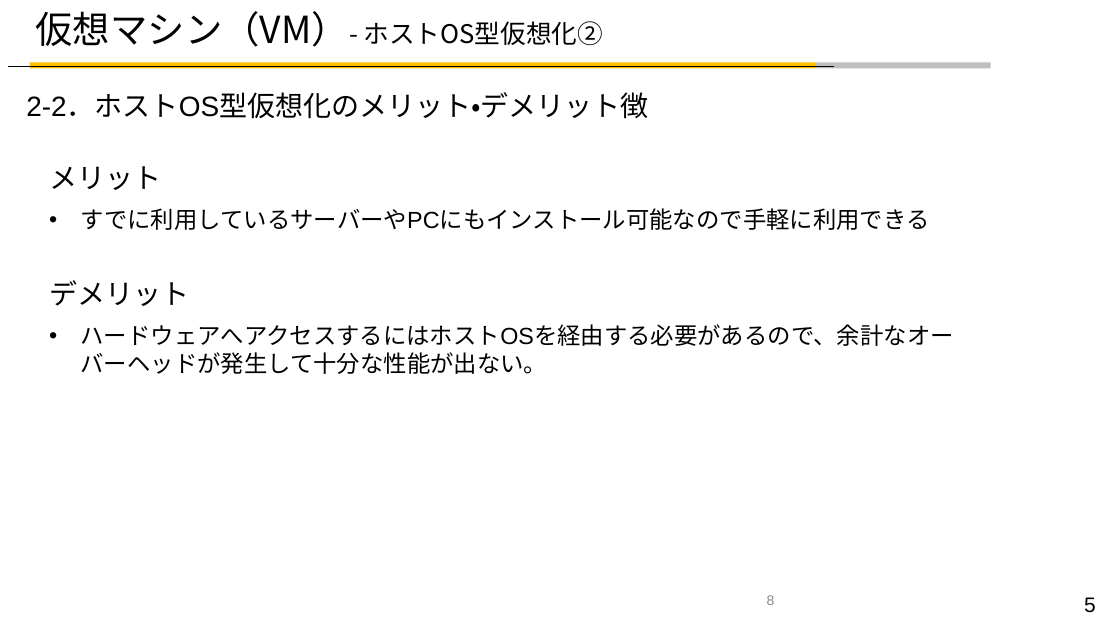
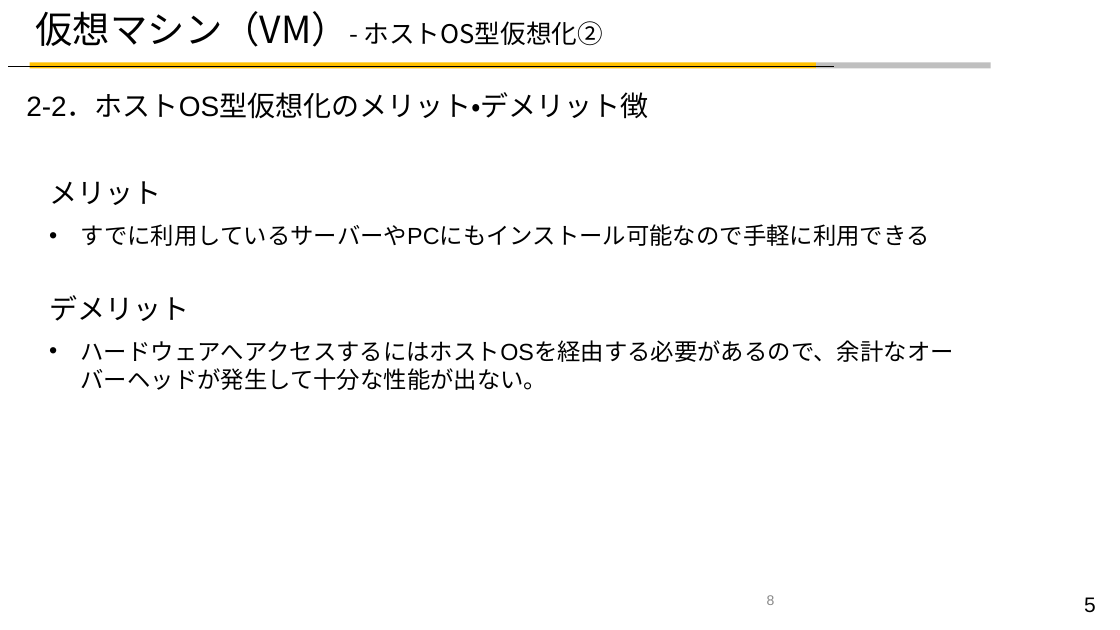
Before and after one commit to t-kotsubo/Study_Programing, a slide deck: slide 5 of Docker学習資料_小壷_20200501.pptx. Drawn at 1120x630 pixels with LibreOffice and Linux fonts; fonts in the diff are those of the drawing; background and template pictures are left out. Boxes give left, top, right and bottom in pixels: in the first picture for what was removed or moved away, otherwise in the second. Text is boxed around its words. In the diff, an @@ line names an element or a change of style, - is before the commit and + after.

```diff
--- a/Docker学習資料_小壷_20200501.pptx
+++ b/Docker学習資料_小壷_20200501.pptx
@@ text "メリット": place and size @@
-text "メリット" at bbox=[49, 166, 930, 230]
+text "メリット" at bbox=[49, 181, 930, 246]
@@ text "デメリット": place and size @@
-text "デメリット" at bbox=[49, 280, 954, 374]
+text "デメリット" at bbox=[49, 295, 954, 390]
```
Also in this commit, not shown: 4 other slides changed, 7 slides added, 2 slides removed.
